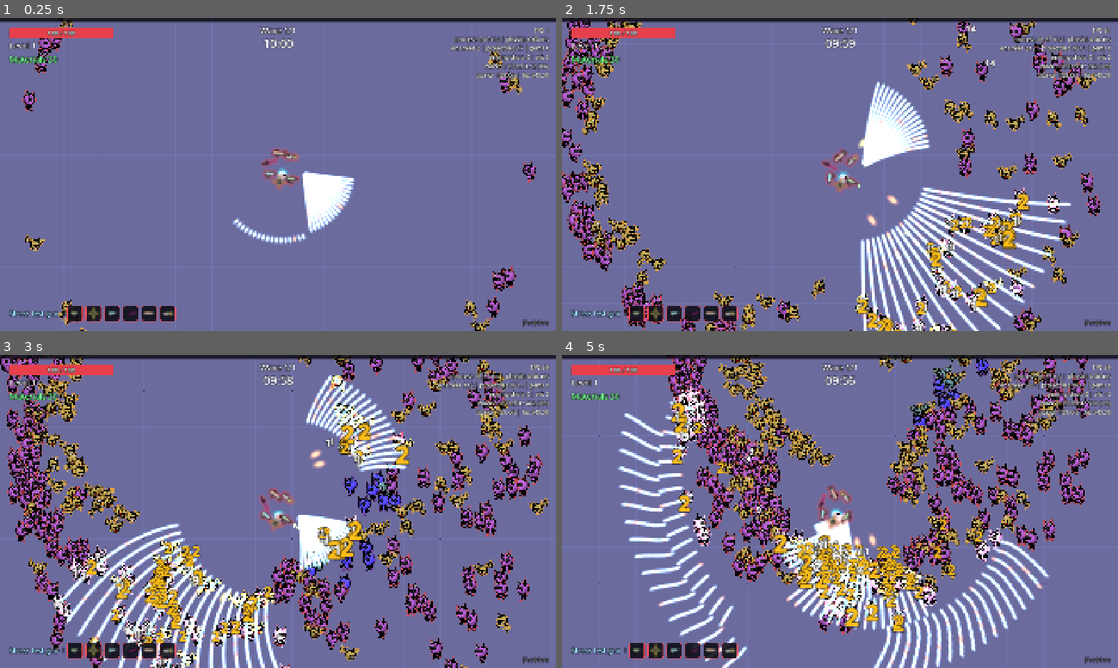
Above: before the commit, frames 1-4 (two rows, left to right).
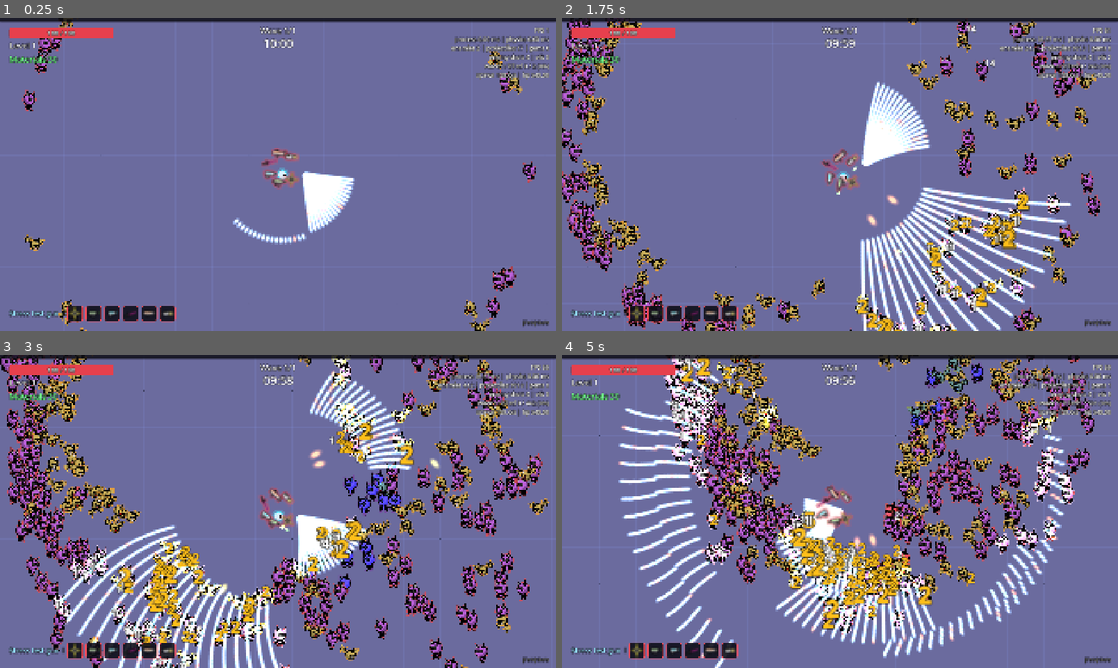
Above: after the commit, the same moments.

Repository: Mowgli2000/survivor-game
Game: Godot game, scene res://src/debug/stress_test.tscn
Same seed, same stepped clock (60 frames per second), same inputs: the game is played once before the commit and once after it. This scene is started directly instead of the project's main scene.
Inputs (mouse positions are in pixels of both pictures, inside the frame that each line leads up to):
- Up to frame 1 (0.25 s): no input
- Up to frame 2 (1.75 s): tap Enter at 0.5 s; move the mouse to (962, 158) at 0.52 s; hold D (move_right) 0.53-1.25 s; hold Tab (show_stats) 0.53-1.25 s; click (962, 158) at 0.67 s; drag from (728, 190) to (812, 237) at 1.27 s
- Up to frame 3 (3 s): move the mouse to (333, 442) at 2.02 s; hold D (move_right) 2.03-2.75 s; tap Alt at 2.1 s; drag from (250, 574) to (111, 464) at 2.77 s
- Up to frame 4 (5 s): move the mouse to (1006, 558) at 3.52 s; hold A (move_left) 3.53-4.25 s; hold Tab (show_stats) 3.53-4.25 s; drag from (673, 464) to (756, 433) at 4.27 s

The runs differ from the first frame. In frame 1, 0.2% of the frame differs, in the area x 12-54%, y 48-97%; in frame 2, 0.3%; in frame 3, 8.5%; in frame 4, 33%, in the area x 10-99%, y 0-100%.

Commit message:
fix: beam reaches targets from far mounts, no shot spawned past a point-blank target, weapons fade with the player
Co-Authored-By: Claude Opus 5.5 <noreply@anthropic.com>

Diff:
--- a/src/weapons/behaviors/beam_behavior.gd
+++ b/src/weapons/behaviors/beam_behavior.gd
@@ -14,8 +14,12 @@
 		return false
 
 	var target_pos := ctx.enemies.get_enemy(target).position
-	var base_angle := (target_pos - (origin + slot.mount_offset)).angle()
-	origin = ctx.muzzle(slot, Vector2.from_angle(base_angle))
+	var to_target := target_pos - (origin + slot.mount_offset)
+	var base_angle := to_target.angle()
+	origin = ctx.muzzle(slot, Vector2.from_angle(base_angle), to_target.length())
+	# The target is picked from the owner's center: from a far-side muzzle the
+	# beam must be long enough to still reach it.
+	length = maxf(length, origin.distance_to(target_pos))
 	var count := s.projectile_count + int(stats.get_value(StatIds.PROJECTILE_COUNT))
 	var spread := deg_to_rad(s.spread_deg)
 	var width := s.area * stats.get_value(StatIds.AREA)
--- a/src/weapons/behaviors/projectile_shooter_behavior.gd
+++ b/src/weapons/behaviors/projectile_shooter_behavior.gd
@@ -14,9 +14,9 @@
 	if target < 0:
 		return false
 
-	var target_pos := ctx.enemies.get_enemy(target).position
-	var base_angle := (target_pos - (origin + slot.mount_offset)).angle()
-	origin = ctx.muzzle(slot, Vector2.from_angle(base_angle))
+	var to_target := ctx.enemies.get_enemy(target).position - (origin + slot.mount_offset)
+	var base_angle := to_target.angle()
+	origin = ctx.muzzle(slot, Vector2.from_angle(base_angle), to_target.length())
 	var count := s.projectile_count + int(stats.get_value(StatIds.PROJECTILE_COUNT))
 	var spread := deg_to_rad(s.spread_deg)
 	var inaccuracy := deg_to_rad(s.inaccuracy_deg)
--- a/src/weapons/weapon_context.gd
+++ b/src/weapons/weapon_context.gd
@@ -32,5 +32,8 @@
 
 
 ## Where a shot of `slot` aimed along `direction` starts: the weapon's muzzle.
-func muzzle(slot: WeaponSlot, direction: Vector2) -> Vector2:
-	return owner.global_position + slot.mount_offset + direction * WeaponLayout.BARREL
+## `target_distance` (from the mount) shortens the barrel at point blank, so the
+## shot never starts past its target.
+func muzzle(slot: WeaponSlot, direction: Vector2, target_distance: float = INF) -> Vector2:
+	var barrel := minf(WeaponLayout.BARREL, target_distance * 0.5)
+	return owner.global_position + slot.mount_offset + direction * barrel
--- a/src/weapons/weapon_outline.gdshader
+++ b/src/weapons/weapon_outline.gdshader
@@ -23,5 +23,6 @@
 	a = max(a, texture(TEXTURE, UV + vec2(d.x, -d.y) * 0.7).a);
 	a = max(a, texture(TEXTURE, UV + vec2(-d.x, d.y) * 0.7).a);
 	float outline = a * (1.0 - tex.a);
-	COLOR = vec4(mix(outline_color.rgb, tex.rgb, tex.a), max(tex.a, outline * outline_color.a));
+	// Draw alpha (tier color x inherited modulate, e.g. the player's hit blink) fades both.
+	COLOR = vec4(mix(outline_color.rgb, tex.rgb, tex.a), max(tex.a, outline) * outline_color.a);
 }
--- a/tests/unit/test_enemy_manager.gd
+++ b/tests/unit/test_enemy_manager.gd
@@ -316,3 +316,33 @@
 	watch_signals(holder)
 	await wait_physics_frames(2)
 	assert_signal_emitted_with_parameters(holder, "weapon_fired", [0])
+
+
+func test_beam_from_far_mount_still_reaches_a_target_at_max_range() -> void:
+	var laser: WeaponData = ContentDB.get_def(&"weapons", &"laser_pistol")
+	var target := Vector2(laser.attack_range - 1.0, 0)
+	var small := _enemy_data(1000.0, 0.0)
+	small.radius = 3.0
+	_enemies.spawn(small, target)
+	await wait_physics_frames(1)
+	var slot := WeaponSlot.new(laser)
+	slot.mount_offset = Vector2(-50, 0)  # mount on the far side
+	var ctx := WeaponContext.new(_player, StatBlock.from_defaults({}), _enemies, _projectiles,
+		RandomNumberGenerator.new())
+	watch_signals(_enemies)
+	assert_true(laser.behavior.fire(slot, ctx))
+	assert_signal_emitted(_enemies, "enemy_damaged", "the beam reaches its target")
+
+
+func test_point_blank_projectile_hits_the_target() -> void:
+	var pulse: WeaponData = ContentDB.get_def(&"weapons", &"pulse")
+	var slot := WeaponSlot.new(pulse)
+	slot.mount_offset = Vector2(50, -24)
+	_enemies.spawn(_enemy_data(1000.0, 0.0), Vector2(58, -24))  # right on the mount
+	await wait_physics_frames(1)
+	var ctx := WeaponContext.new(_player, StatBlock.from_defaults({}), _enemies, _projectiles,
+		RandomNumberGenerator.new())
+	watch_signals(_enemies)
+	assert_true(pulse.behavior.fire(slot, ctx))
+	await wait_physics_frames(3)
+	assert_signal_emitted(_enemies, "enemy_damaged", "a shot at point blank is not spawned past its target")
